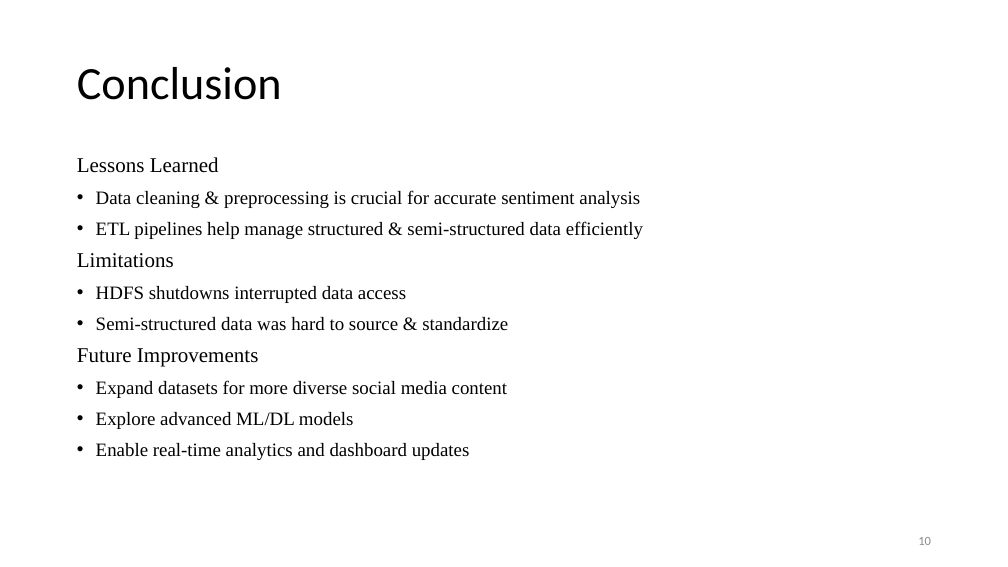
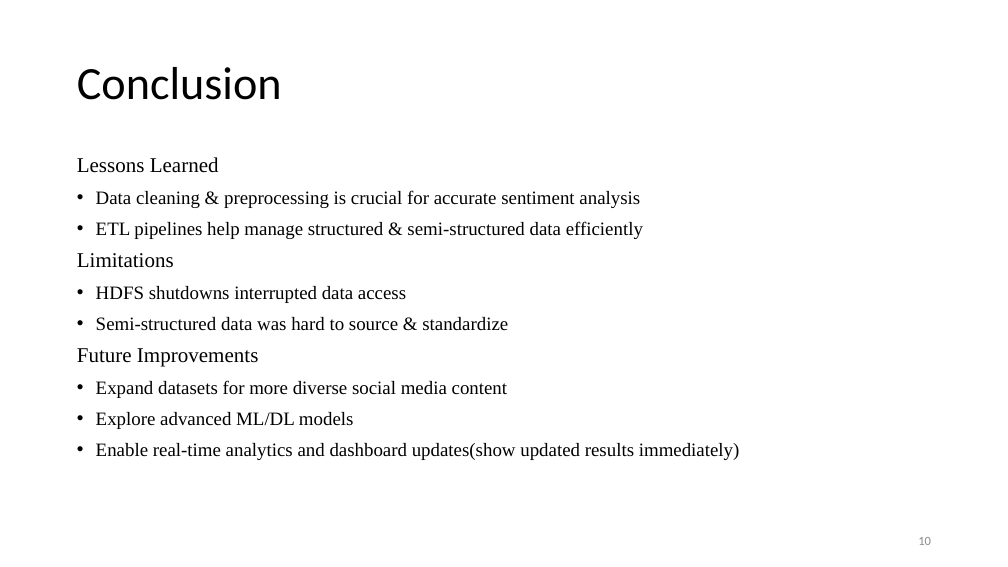
Before and after one commit to sol1927/ml, a slide deck: slide 11 of SOCIAL MEDIA SENTIMENT.pptx. Drawn at 1008x567 pixels with LibreOffice and Linux fonts; fonts in the diff are those of the drawing. Boxes give left, top, right and bottom in pixels: in the first picture for what was removed or moved away, otherwise in the second. Text is boxed around its words. In the diff, an @@ line names an element or a change of style, - is before the commit and + after.

```diff
--- a/SOCIAL MEDIA SENTIMENT.pptx
+++ b/SOCIAL MEDIA SENTIMENT.pptx
@@ text at <box>96,443,740,460</box>: text changed @@
-• Enable real-time analytics and dashboard updates
+• Enable real-time analytics and dashboard updates(show updated results immediately)
```
Also in this commit, not shown: 8 other slides changed, 2 other files.
